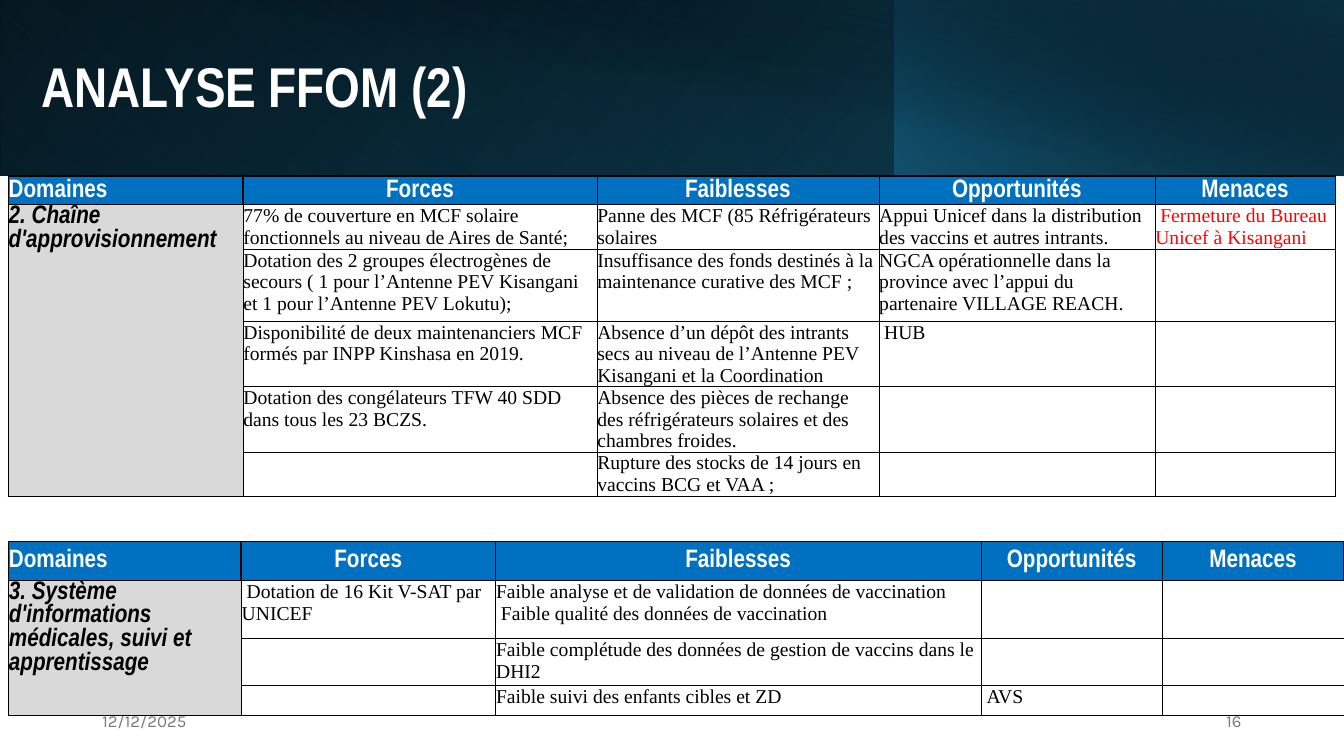
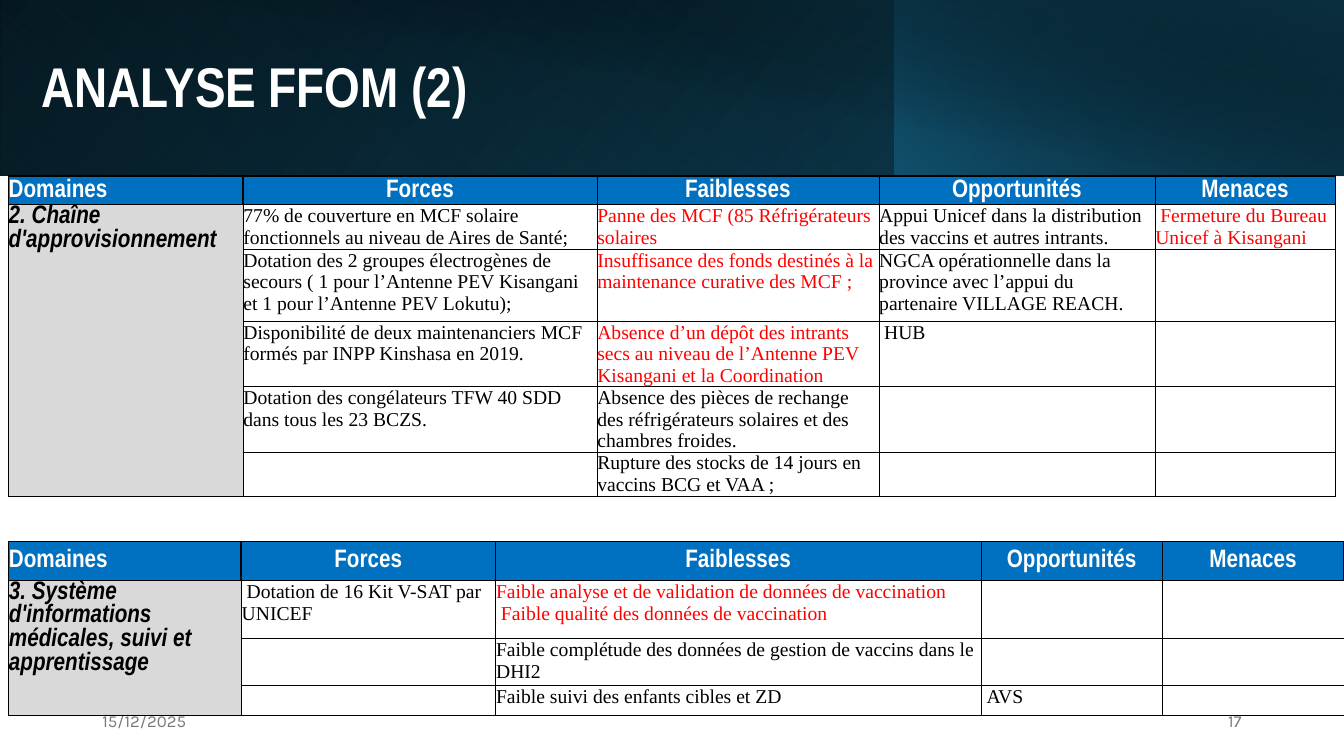
Before and after one commit to WHO-IST-CA/revue_annuelle, a slide deck: slide 17 of docs/epi/presentations/j2/MCP_Provinces_TSHOPO_revue annuelle 2025 ok_PEV_VF. 11 12 2025.pptx (slide 16 before the commit). Drawn at 1344x756 pixels with LibreOffice and Linux fonts; fonts in the diff are those of the drawing. Boxes give left, top, right and bottom in pixels: in the first picture for what was removed or moved away, otherwise in the second. Text is boxed around its words. In the diff, an @@ line names an element or a change of style, - is before the commit and + after.

```diff
--- a/docs/epi/presentations/j2/MCP_Provinces_TSHOPO_revue annuelle 2025 ok_PEV_VF. 11 12 2025.pptx
+++ b/docs/epi/presentations/j2/MCP_Provinces_TSHOPO_revue annuelle 2025 ok_PEV_VF. 11 12 2025.pptx
@@ table at <box>8,176,1336,516</box> @@
@@ text colour #000000 to #FF0000 in "Panne des MCF (85 Réfrigérateurs solaires", "Insuffisance des fonds destinés à la maintenance ...", "Absence d’un dépôt des intrants secs au ..." @@
@@ table at <box>8,541,1344,716</box> @@
@@ text colour #000000 to #FF0000 in "Faible analyse et de validation de données ...", "Faible qualité des données de vaccination" @@
@@ text at <box>102,715,186,728</box>: text changed @@
-12/12/2025
+15/12/2025
@@ page number at <box>1228,715,1241,727</box>: text changed @@
-16
+17
```
Also in this commit, not shown: 7 other slides changed, 1 slide added, 49 other files.
